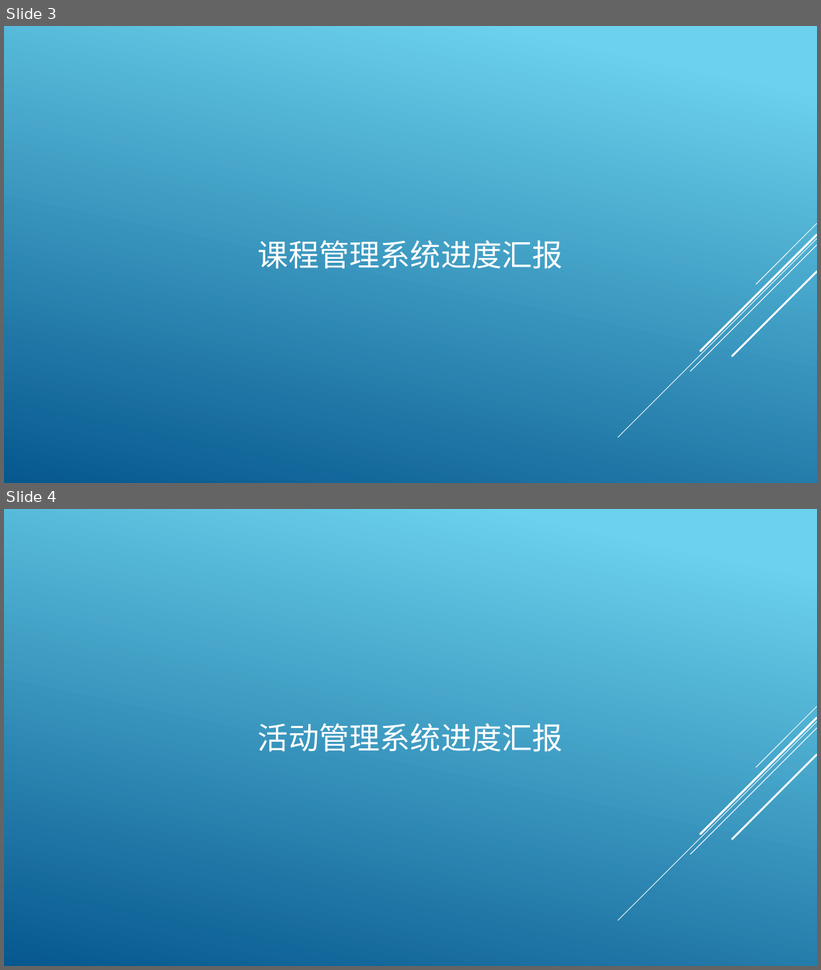
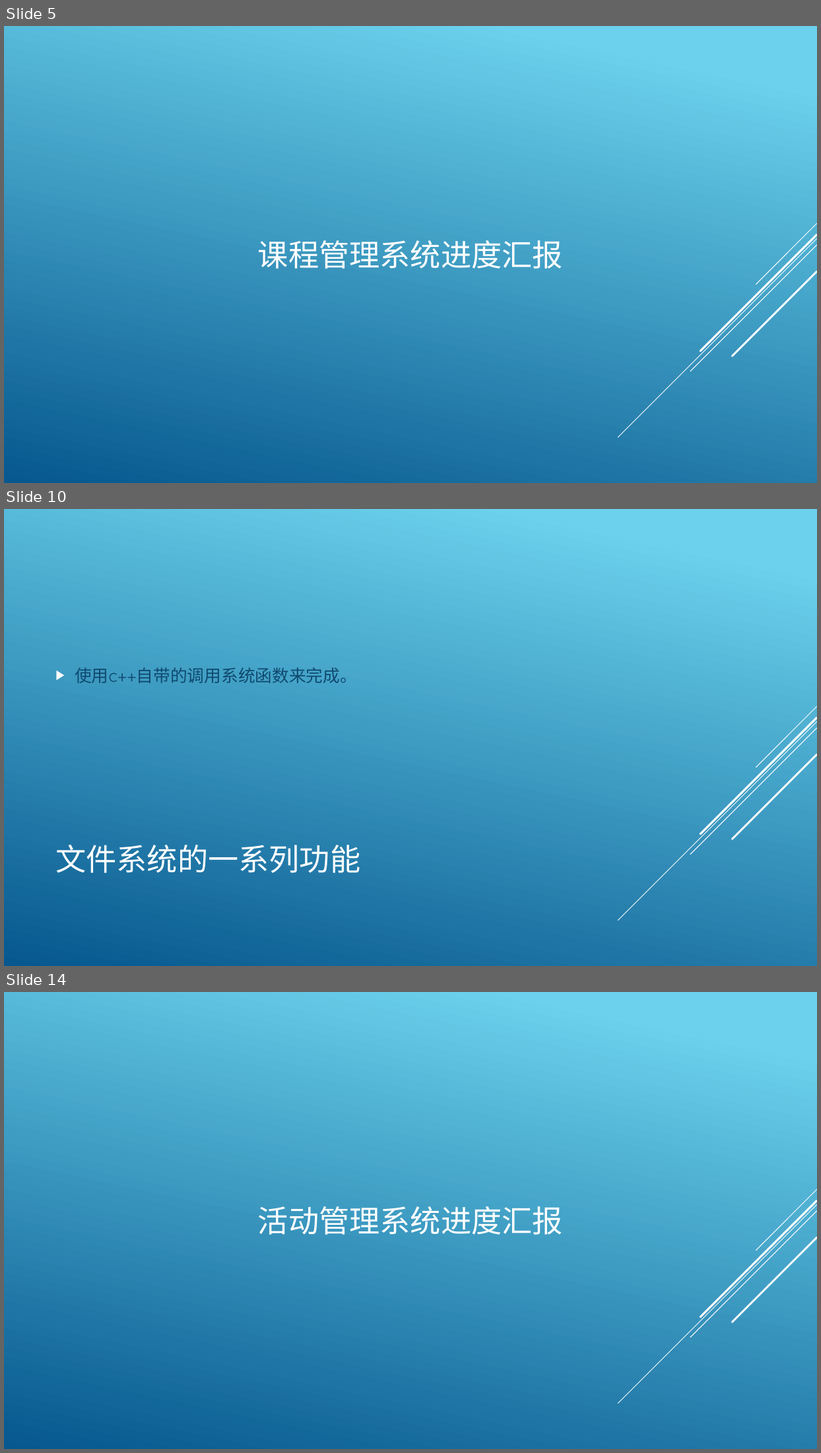
Before and after one commit to archester-250/Course_Auxiliary_System, a slide deck: report/Mid-term check.pptx. Shown one above the other, each under a label of ours: slides 3 and 4 before the commit, slides 5, 10 and 14 after it; the slides between them are not shown. The pictures are 821x970 and 821x1453 pixels, drawn with LibreOffice and Linux fonts; fonts in the diff are those of the drawing. Boxes give left, top, right and bottom in pixels: in the first picture for what was removed or moved away, otherwise in the second. Text is boxed around its words. In the diff, an @@ line names an element or a change of style, - is before the commit and + after.

```diff
--- a/report/Mid-term check.pptx
+++ b/report/Mid-term check.pptx
@@ slide 10 added at [4,509,817,966], background gradient #6ED2EB to #06588E; not listed: 5 template elements that a slide beside it also shows @@
@@ text added at [75,667,357,683], 20 pt, text #0F496F @@
+▶ 使用c++自带的调用系统函数来完成。
@@ title added at [55,845,360,873], 36 pt, text #FFFFFF @@
+文件系统的一系列功能
@@ what was slide 3 is now slide 5 @@
@@ what was slide 4 is now slide 14 @@
```
Also in this commit, not shown: 10 other slides added, 8 other files.
